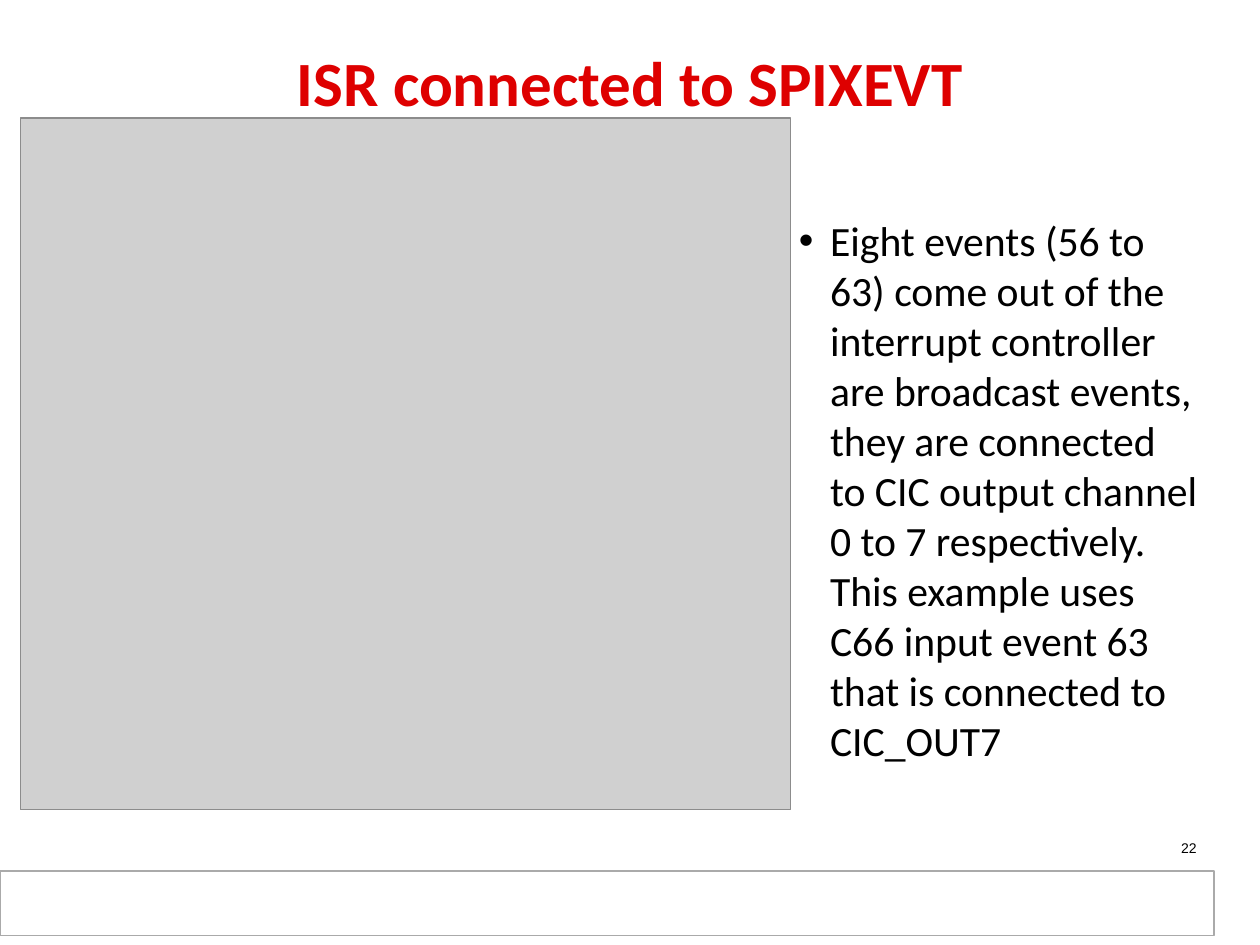
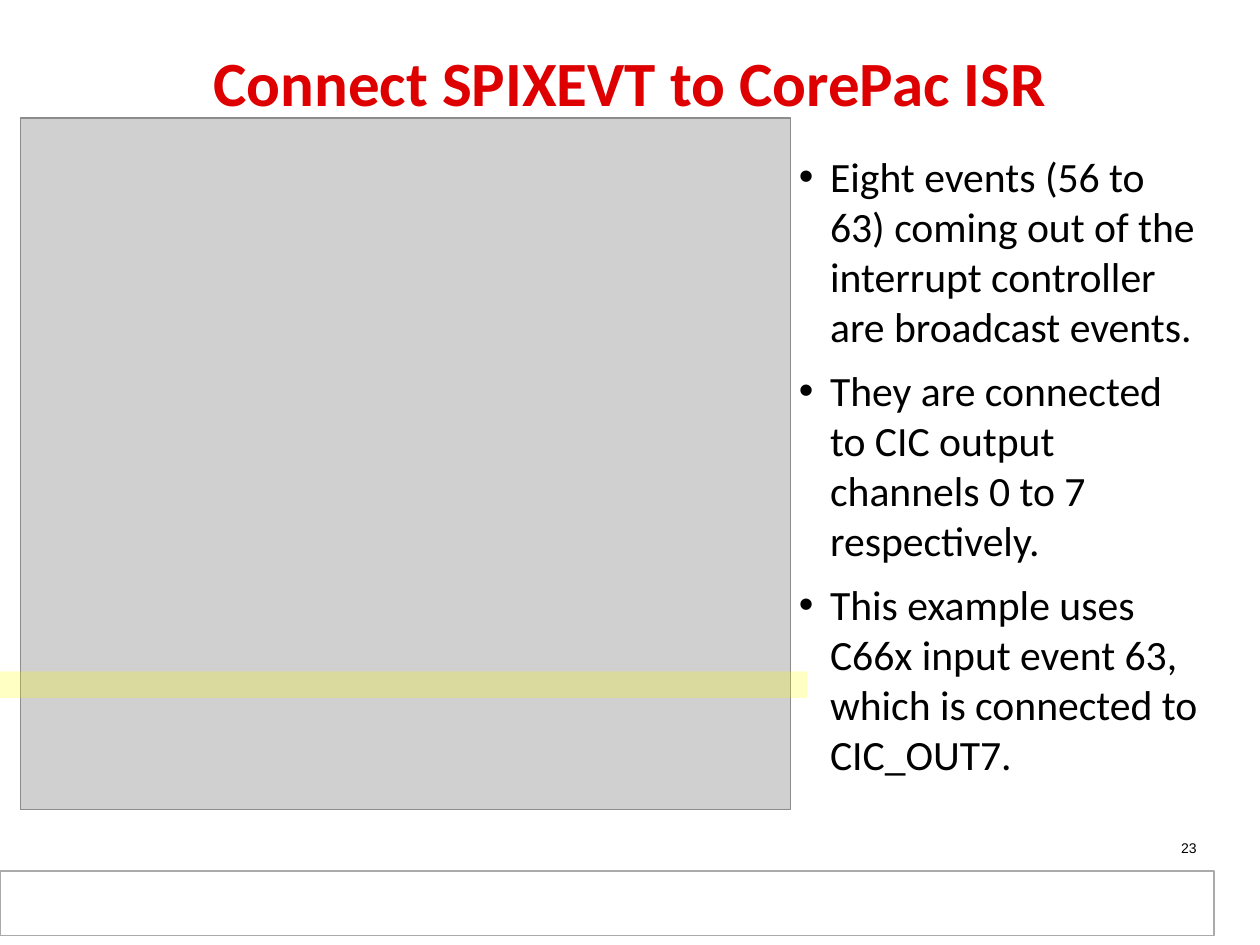
Before and after one commit to hari1989/keystone-workshop, a slide deck: slide 23 of slides/KeyStone_Interrupts.pptx (slide 22 before the commit). Drawn at 1260x945 pixels with LibreOffice and Linux fonts; fonts in the diff are those of the drawing; grey boxes stand for pictures; background and template pictures are left out. Boxes give left, top, right and bottom in pixels: in the first picture for what was removed or moved away, otherwise in the second. Text is boxed around its words. In the diff, an @@ line names an element or a change of style, - is before the commit and + after.

```diff
--- a/slides/KeyStone_Interrupts.pptx
+++ b/slides/KeyStone_Interrupts.pptx
@@ title at (213,64,1046,121): text changed @@
-ISR connected to SPIXEVT
+Connect SPIXEVT to CorePac ISR
@@ text at (830,161,1197,721): text changed @@
-• Eight events (56 to 63) come out of the interrupt controller are broadcast events, they are connected to CIC output channel 0 to 7 respectively. This example uses C66 input event 63 that is connected to CIC_OUT7
+• Eight events (56 to 63) coming out of the interrupt controller are broadcast events.
+• They are connected to CIC output channels 0 to 7 respectively.
+• This example uses C66x input event 63, which is connected to CIC_OUT7.
@@ rectangle added at (0,672,808,698), fill #FFFF00 at 23% opacity @@
@@ page number at (1181,843,1197,853): text changed @@
-22
+23
```
Also in this commit, not shown: 29 other slides changed, 7 slides added, 6 slides removed.
